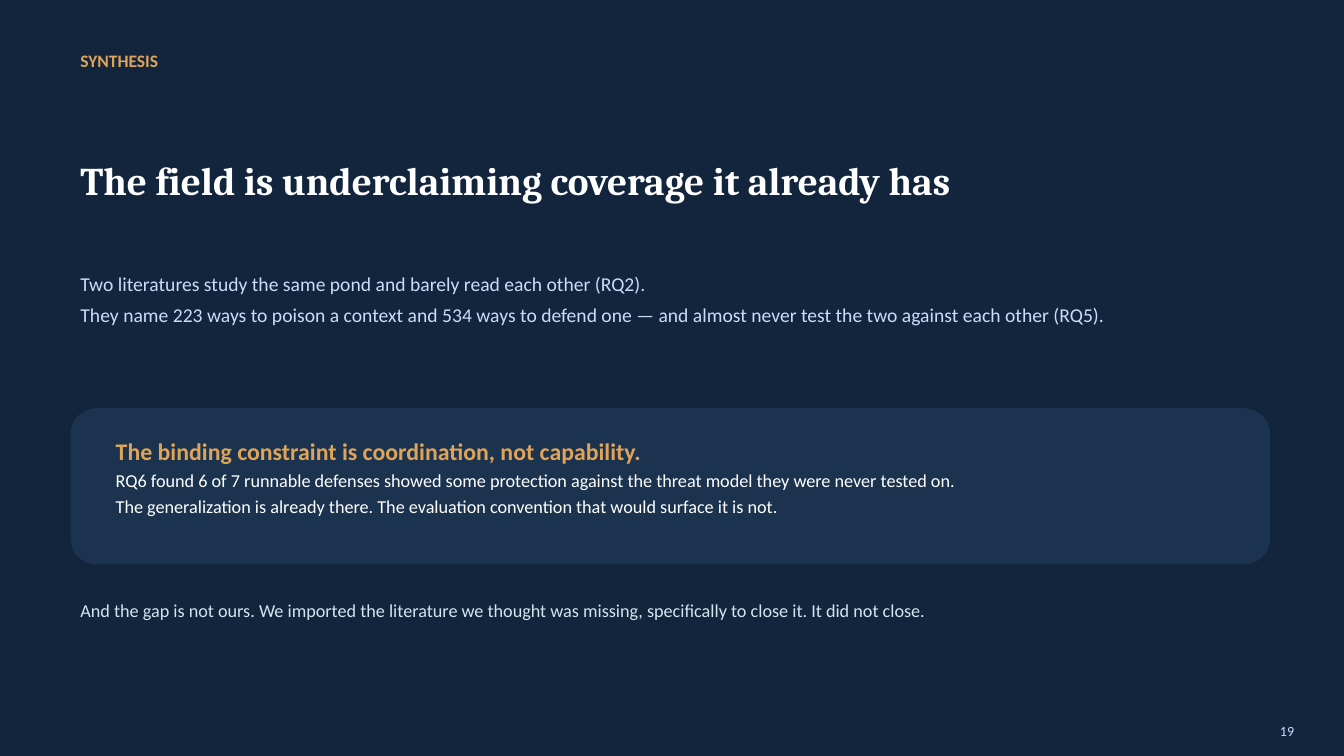
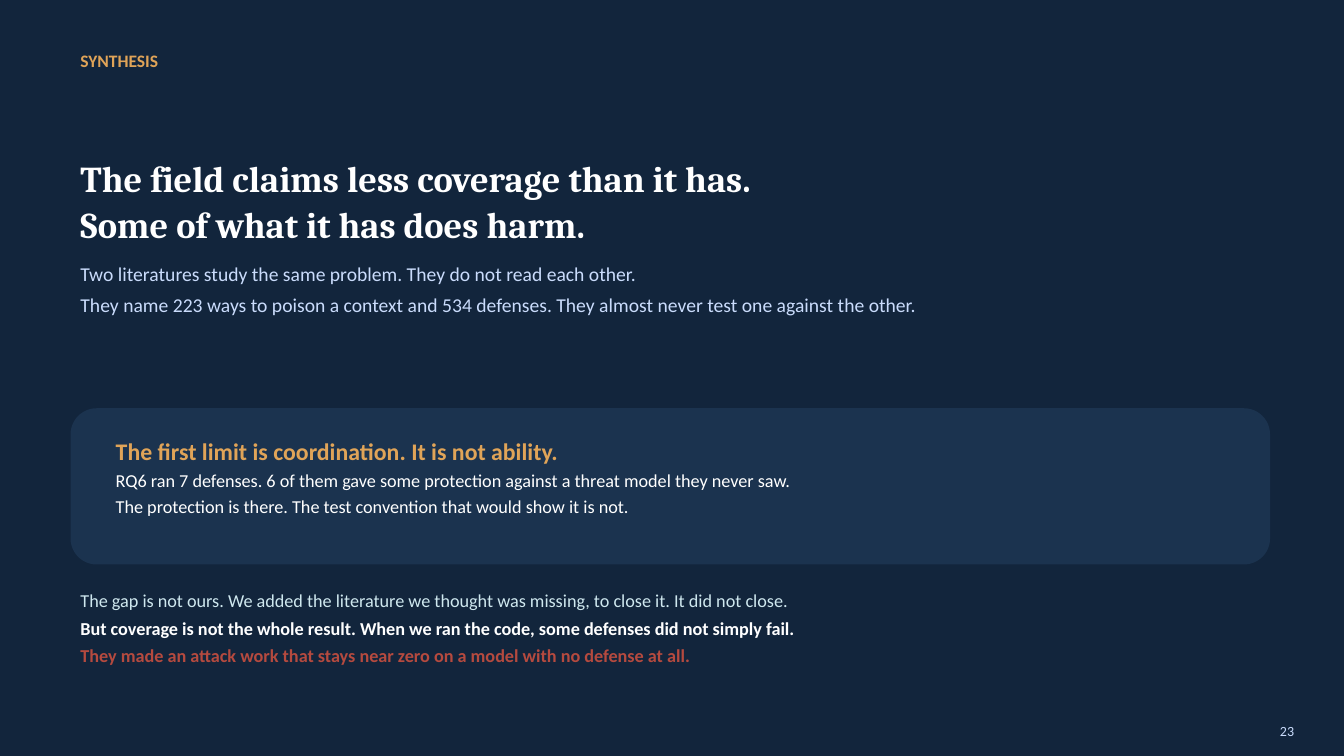
Before and after one commit to Nyamtulla/context_poison, a slide deck: slide 23 of context_sok_results_presentation.pptx (slide 19 before the commit). Drawn at 1344x756 pixels with LibreOffice and Linux fonts; fonts in the diff are those of the drawing. Boxes give left, top, right and bottom in pixels: in the first picture for what was removed or moved away, otherwise in the second. Text is boxed around its words. In the diff, an @@ line names an element or a change of style, - is before the commit and + after.

```diff
--- a/context_sok_results_presentation.pptx
+++ b/context_sok_results_presentation.pptx
@@ text at (80,166,750,239): text changed; size 28 to 26 pt @@
-The field is underclaiming coverage it already has
+The field claims less coverage than it has.
+Some of what it has does harm.
@@ text at (80,267,916,316): text changed @@
-Two literatures study the same pond and barely read each other (RQ2).
-They name 223 ways to poison a context and 534 ways to defend one — and almost never test the two against each other (RQ5).
+Two literatures study the same problem. They do not read each other.
+They name 223 ways to poison a context and 534 defenses. They almost never test one against the other.
@@ text at (116,443,790,516): text changed @@
-The binding constraint is coordination, not capability.
-RQ6 found 6 of 7 runnable defenses showed some protection against the threat model they were never tested on.
-The generalization is already there. The evaluation convention that would surface it is not.
+The first limit is coordination. It is not ability.
+RQ6 ran 7 defenses. 6 of them gave some protection against a threat model they never saw.
+The protection is there. The test convention that would show it is not.
@@ text at (80,594,794,665): text changed; bold on @@
-And the gap is not ours. We imported the literature we thought was missing, specifically to close it. It did not close.
+The gap is not ours. We added the literature we thought was missing, to close it. It did not close.
+But coverage is not the whole result. When we ran the code, some defenses did not simply fail.
+They made an attack work that stays near zero on a model with no defense at all.
@@ text at (1280,727,1294,736): text changed @@
-19
+23
```
Also in this commit, not shown: 19 other slides changed, 4 slides added, 5 other files.
